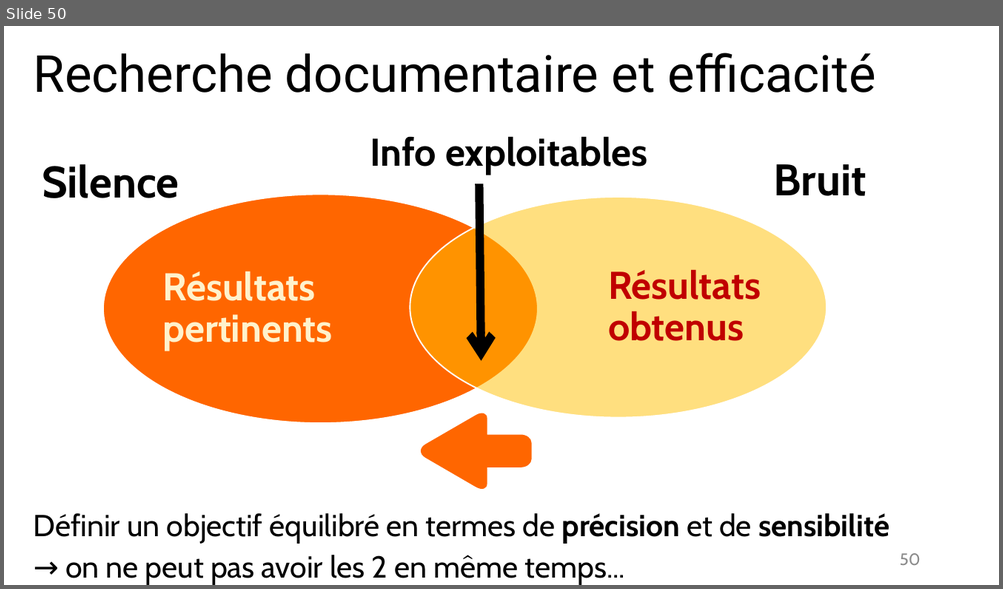
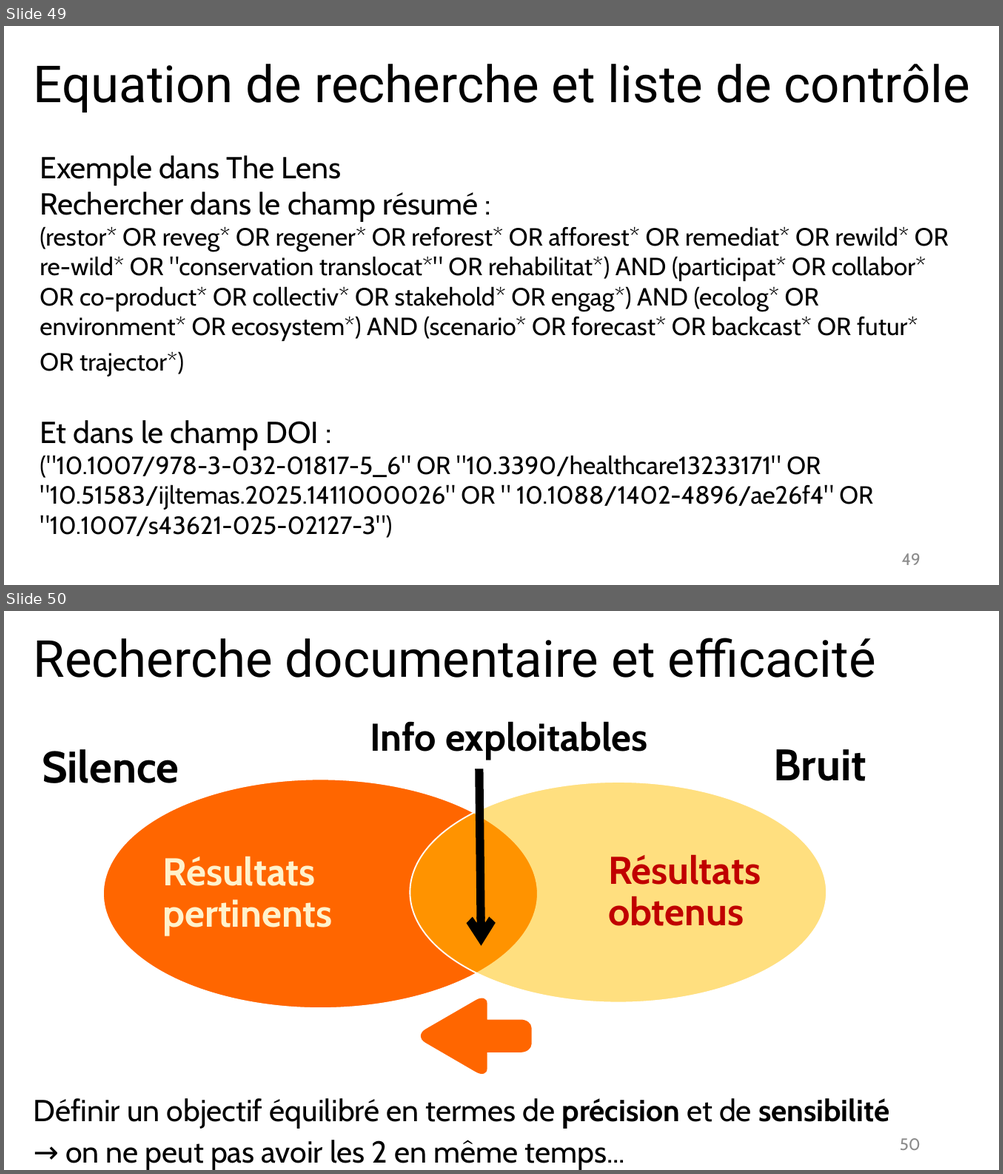
Before and after one commit to fflamerie/intro_revlit, a slide deck: docs/Intro_RevLit.odp. Shown one above the other, each under a label of ours: slide 50 before the commit, slides 49 and 50 after it. The pictures are 1003x589 and 1003x1174 pixels, drawn with LibreOffice and Linux fonts; fonts in the diff are those of the drawing. Boxes give left, top, right and bottom in pixels: in the first picture for what was removed or moved away, otherwise in the second. Text is boxed around its words. In the diff, an @@ line names an element or a change of style, - is before the commit and + after.

```diff
--- a/docs/Intro_RevLit.odp
+++ b/docs/Intro_RevLit.odp
@@ slide 49 added at (4, 26, 999, 585), background #FFFFFF @@
@@ title added at (34, 64, 970, 113), 37 pt, text #000000 @@
+Equation de recherche et liste de contrôle
@@ text added at (40, 156, 948, 538), 18 pt, text #000000 @@
+Exemple dans The Lens
+Rechercher dans le champ résumé :
+(restor* OR reveg* OR regener* OR reforest* OR afforest* OR remediat* OR rewild* OR re-wild* OR "conservation translocat*" OR rehabilitat*) AND (participat* OR collabor* OR co-product* OR collectiv* OR stakehold* OR engag*) AND (ecolog* OR environment* OR ecosystem*) AND (scenario* OR forecast* OR backcast* OR futur* OR trajector*)
+Et dans le champ DOI :
+("10.1007/978-3-032-01817-5_6" OR "10.3390/healthcare13233171" OR "10.51583/ijltemas.2025.1411000026" OR " 10.1088/1402-4896/ae26f4" OR "10.1007/s43621-025-02127-3")
@@ page number added at (902, 554, 920, 565), 12 pt, text #8C8C8C @@
+49
```
Also in this commit, not shown: 8 slides changed, 1 slide removed, 10 other files.
